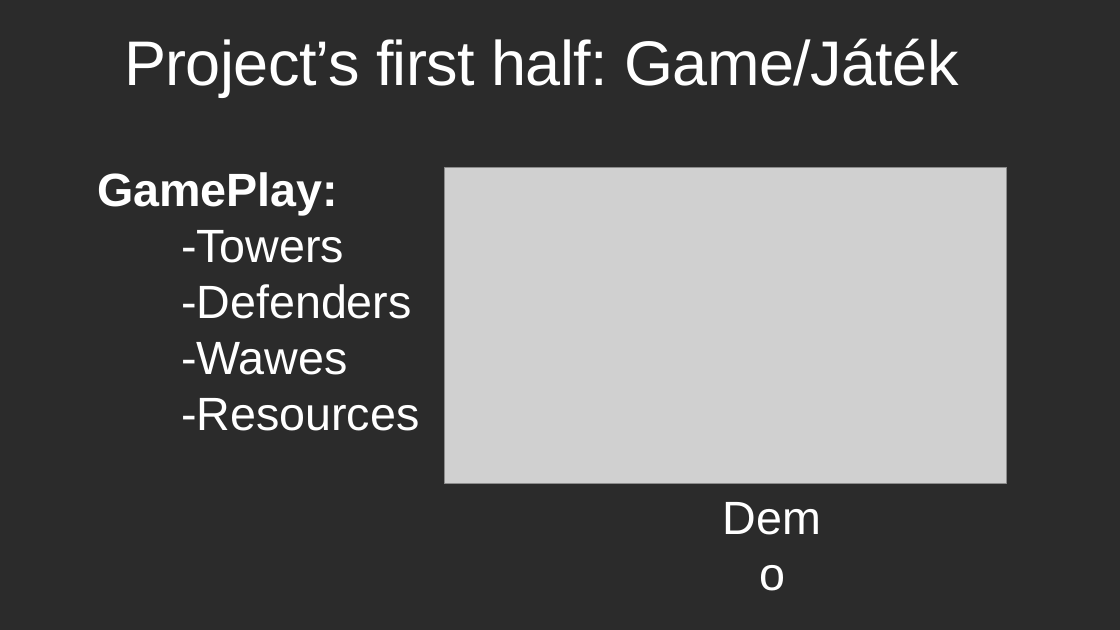
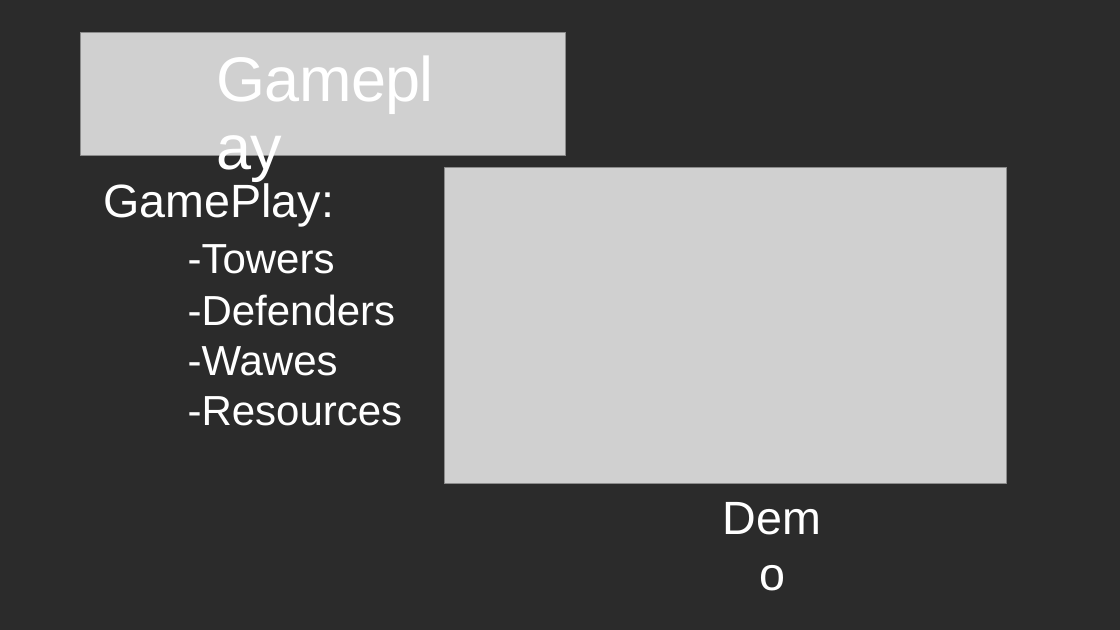
Before and after one commit to Mordsz/Vizsga, a slide deck: slide 18 of TidesOfEnvy.pptx (slide 12 before the commit). Drawn at 1120x630 pixels with LibreOffice and Linux fonts; fonts in the diff are those of the drawing; grey boxes stand for pictures; background and template pictures are left out; a plain dark background stands for a picture behind light text. Boxes give left, top, right and bottom in pixels: in the first picture for what was removed or moved away, otherwise in the second. Text is boxed around its words. In the diff, an @@ line names an element or a change of style, - is before the commit and + after.

```diff
--- a/TidesOfEnvy.pptx
+++ b/TidesOfEnvy.pptx
@@ picture added at <box>81,32,565,155</box> @@
@@ text removed at <box>124,38,958,97</box> @@
-Project’s first half: Game/Játék
@@ text added at <box>208,44,458,135</box>, 54 pt, text #FFFFFF @@
+Gameplay
@@ text "GamePlay:": place and size @@
-text "GamePlay:" at <box>97,172,419,431</box>
+text "GamePlay:" at <box>104,181,403,426</box>
@@ text "GamePlay:" at <box>104,181,403,426</box>: bold off in "GamePlay:"; size 40 to 36 pt in "-Towers", "-Defenders", "-Wawes", "-Resources" @@
```
Also in this commit, not shown: 11 other slides changed, 10 slides added, 10 slides removed.
